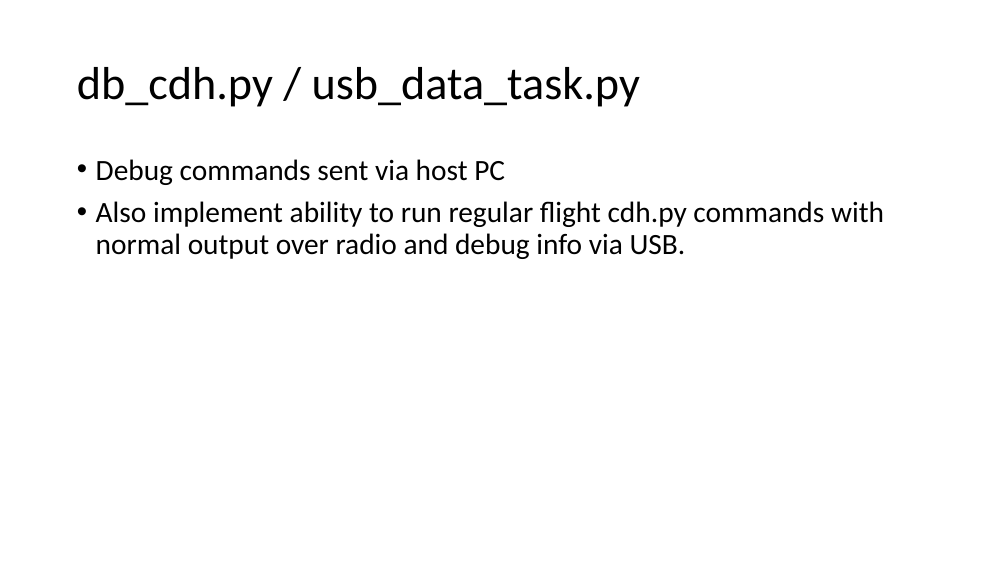
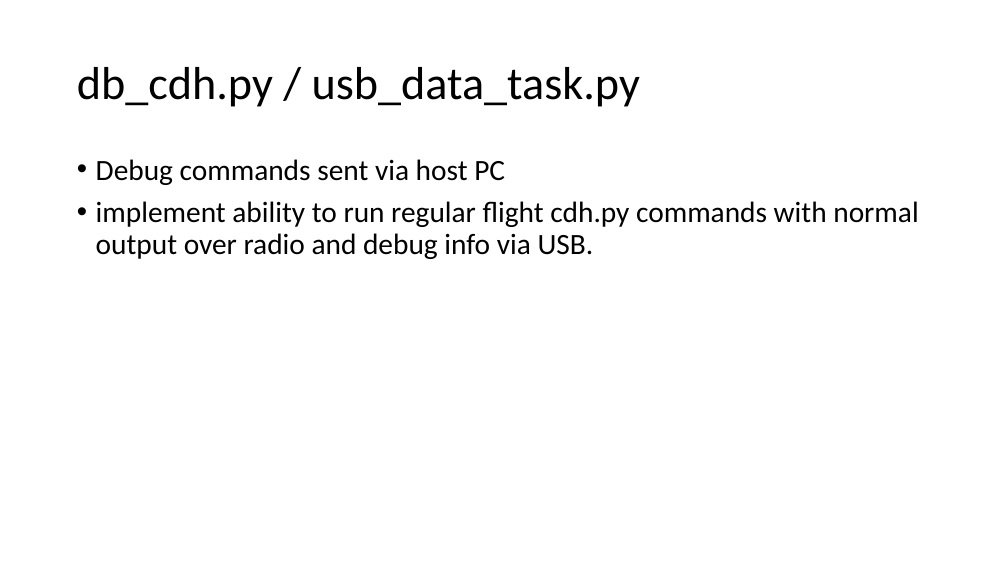
Before and after one commit to erichtang/mainboard, a slide deck: slide 38 of software/foras-promineo/Foras Promineo Software Primer.pptx (slide 32 before the commit). Drawn at 1008x567 pixels with LibreOffice and Linux fonts; fonts in the diff are those of the drawing. Boxes give left, top, right and bottom in pixels: in the first picture for what was removed or moved away, otherwise in the second. Text is boxed around its words. In the diff, an @@ line names an element or a change of style, - is before the commit and + after.

```diff
--- a/software/foras-promineo/Foras Promineo Software Primer.pptx
+++ b/software/foras-promineo/Foras Promineo Software Primer.pptx
@@ text at (x1=96, y1=201, x2=918, y2=259): text changed @@
-• Also implement ability to run regular flight cdh.py commands with normal output over radio and debug info via USB.
+• implement ability to run regular flight cdh.py commands with normal output over radio and debug info via USB.
```
Also in this commit, not shown: 25 other slides changed, 10 slides added, 4 slides removed, 10 other files.
